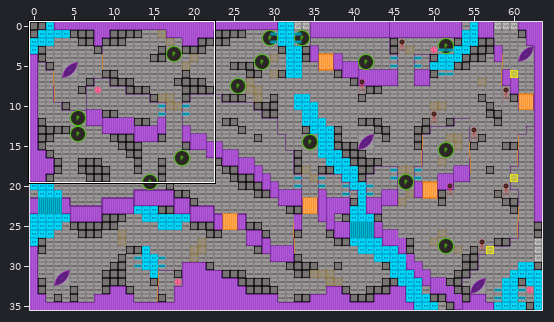
Two versions of a level (Tiled map (JSON), assets/data/hive_DESI_Level0-Greyboxing_2024-06-17.tmj). Above, an overview of the earlier version with the close-up marked.
Close-up. Before the commit:
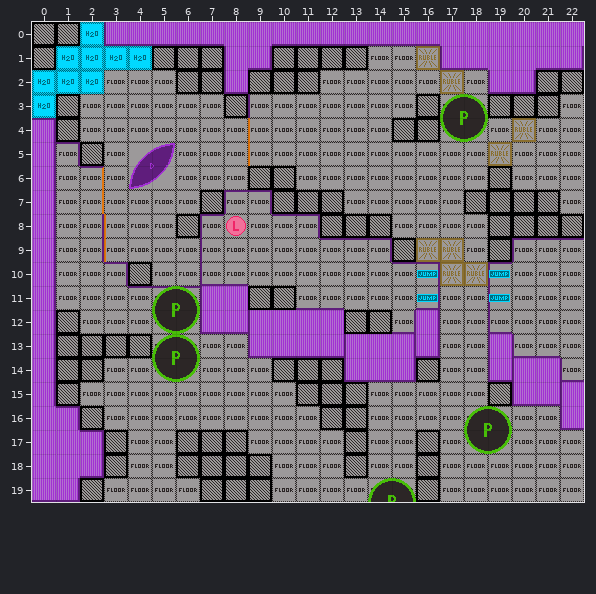
Cells are 24x24 px. Shown: x 0..22, y 0..19. The commit also changed other parts of the map, which this record leaves out.
The same view after the edit:
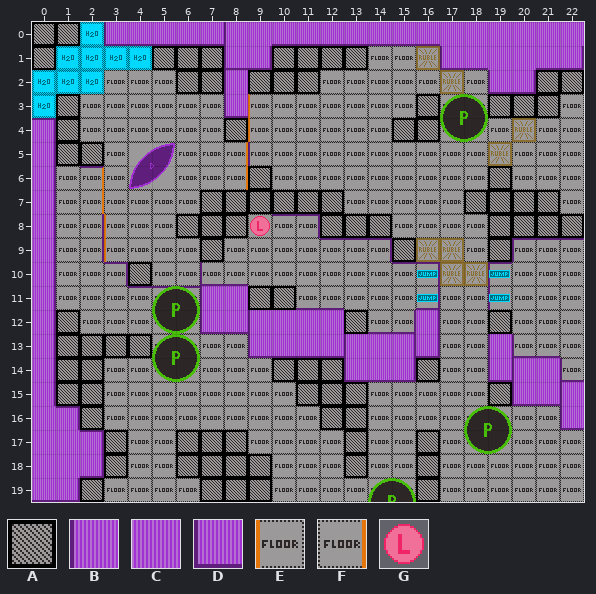
Key: from "hive_DESI_GreyboxingTileset_20": A 7, B 10, C 11, D 20, E 43, F 45, G 85.
_ is an empty cell, # one hidden under a higher layer, . an unchanged one.
The edit:
--- layer "Background 1"
@@ x 8..8 @@
- 0 C
- 1 B
- 2 D
- 3 #
+ 0 B
+ 1 D
+ 2 B
+ 3 D
--- layer "Non-Interactables 1"
@@ x 8..8 @@
- 3 A
- 4 _
+ 3 _
+ 4 A
--- layer "Interactables 1"
@@ x 8..8 @@
- 5 _
- 6 _
+ 5 F
+ 6 F
--- layer "Non-Interactables 2"
@@ x 1..10 @@
- 5 _.........
- 6 .........A
+ 5 A.........
+ 6 ........._
@@ x 2..2 @@
-15 _
+15 A
--- layer "Interactables 2"
@@ x 9..9 @@
- 3 _
+ 3 E
@@ x 9..9 @@
- 5 E
+ 5 _
--- layer "Non-Interacables 3"
@@ x 7..9 @@
- 7 .__
- 8 __.
- 9 _..
+ 7 .AA
+ 8 AA.
+ 9 A..
@@ x 14..19 @@
-12 A...._
+12 _....A
--- layer "Interactables 3"
@@ x 8..9 @@
- 8 G_
+ 8 _G
Changed places in both close-ups, as pixel boxes (x1, y1, x2, y2):
changed: (200, 22, 296, 262)
added: (56, 142, 80, 166)
removed: (368, 310, 392, 334)
added: (488, 310, 512, 334)
added: (80, 382, 104, 406)
